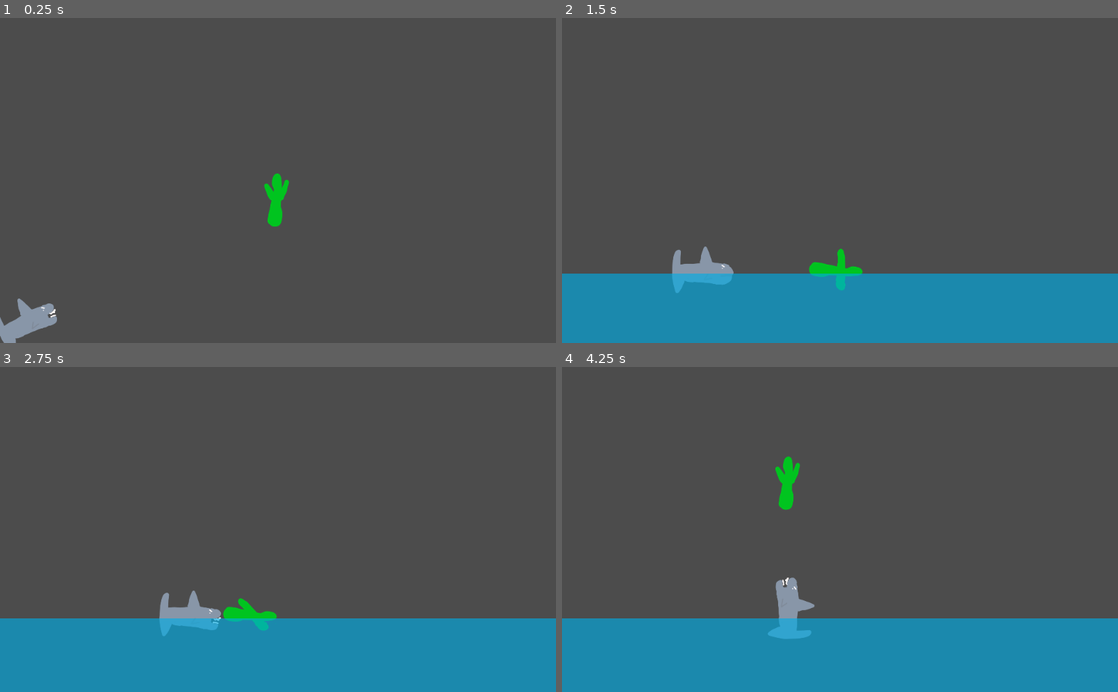
Above: before the commit, frames 1-4 (two rows, left to right).
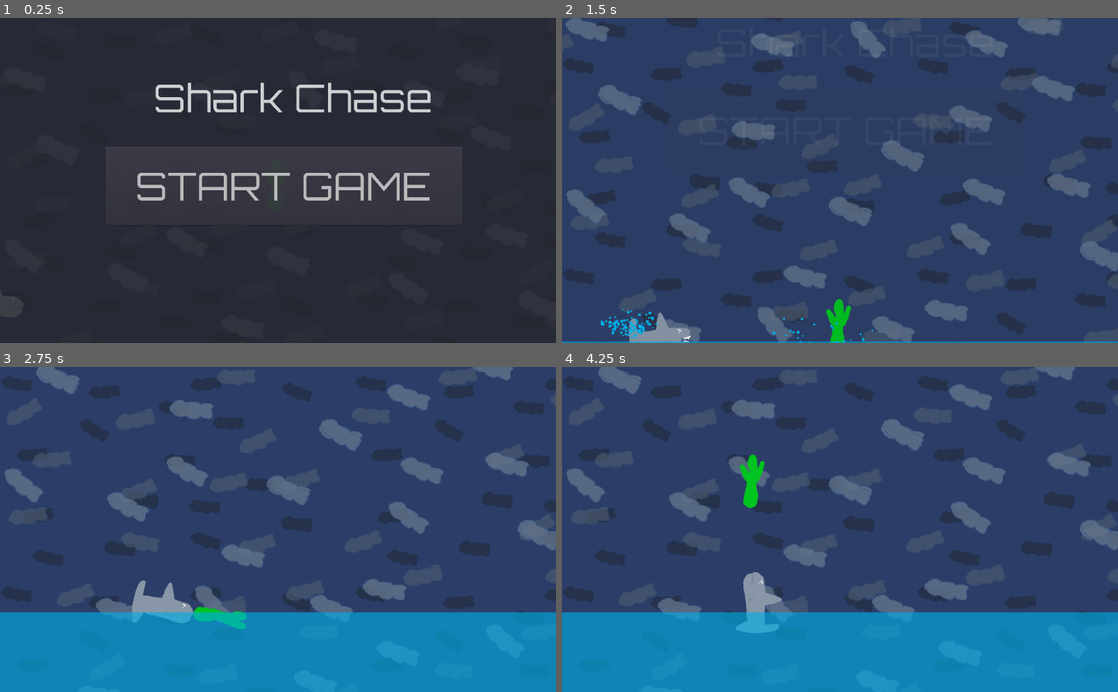
Above: after the commit, the same moments.

Repository: cukmekerb/shark_game
Game: Godot game, scene res://level.tscn
The game is run twice, just before and just after one commit, with the same random seed, the same clock (stepped at 60 frames per second) and the same inputs.
Inputs (mouse positions are in pixels of both pictures, inside the frame that each line leads up to):
- Up to frame 1 (0.25 s): no input
- Up to frame 2 (1.5 s): click (845, 187) at 0.5 s, where only the run after the commit has a clickable "START GAME"; click (845, 183) at 1.25 s, where only the run after the commit has a clickable "START GAME"
- Up to frame 3 (2.75 s): hold Left (move_l) from 2.03 s (still down); tap Right (move_r) at 2.3 s
- Up to frame 4 (4.25 s): release Left (move_l) at 2.78 s; tap Right (move_r) at 2.85 s; tap Up (move_u) at 3.05, 3.6 s; hold Left (move_l) from 3.53 s (still down)

The runs differ from the first frame. In frame 1, 88% of the frame differs, in the area x 0-100%, y 0-100%; in frame 2, 99%; in frame 3, 77%; in frame 4, 78%.

Commit message:
added stuff

Diff:
--- a/character.gd
+++ b/character.gd
@@ -6,6 +6,8 @@
 var been_on_floor = 0
 var floor_treshold = 2
 var can_jump = 0
+onready var start_pos = position
+var dead = false
 # Called when the node enters the scene tree for the first time.
 func _ready():
 	$animatedsprite.play("diving")
@@ -16,38 +18,39 @@
 
 # Called every frame. 'delta' is the elapsed time since the previous frame.
 func _process(delta):
-	velocity.y += gravity
-	if Input.is_action_pressed("move_r"):
-		$arms.get_node("AnimationPlayer").playback_speed = 1
-		velocity.x = move_speed
-	if Input.is_action_pressed("move_l"):
-		$arms.get_node("AnimationPlayer").playback_speed = -1
-		velocity.x = -move_speed
-	if Input.is_action_just_pressed("move_u") and (is_on_floor() or can_jump < 1.5):
-		can_jump += 1
-		if can_jump < 1.5:
-			velocity.y = jump_speed
+	if not dead:
+		velocity.y += gravity
+		if Input.is_action_pressed("move_r"):
+			$arms.get_node("AnimationPlayer").playback_speed = 1
+			velocity.x = move_speed
+		if Input.is_action_pressed("move_l"):
+			$arms.get_node("AnimationPlayer").playback_speed = -1
+			velocity.x = -move_speed
+		if Input.is_action_just_pressed("move_u") and (is_on_floor() or can_jump < 1.5):
+			can_jump += 1
+			if can_jump < 1.5:
+				velocity.y = jump_speed
+			else:
+				velocity.y = jump_speed/1.2
+			print(can_jump)
+		if is_on_floor() and been_on_floor > floor_treshold:
+			rotation_degrees = 90
+			if can_jump > 0:
+				can_jump -= 0.5
+			$animatedsprite.play("swimming")
+			$arms.show()
+		elif is_on_floor():
+			if been_on_floor < 0:
+				been_on_floor = 0
+			been_on_floor +=1
+		elif been_on_floor > 0:
+			been_on_floor = 0
+		elif been_on_floor < -floor_treshold:
+			rotation_degrees = 0
+			$animatedsprite.play("diving")
+			$arms.hide()
 		else:
-			velocity.y = jump_speed/1.2
-		print(can_jump)
-	if is_on_floor() and been_on_floor > floor_treshold:
-		rotation_degrees = 90
-		if can_jump > 0:
-			can_jump -= 0.5
-		$animatedsprite.play("swimming")
-		$arms.show()
-	elif is_on_floor():
-		if been_on_floor < 0:
-			been_on_floor = 0
-		been_on_floor +=1
-	elif been_on_floor > 0:
-		been_on_floor = 0
-	elif been_on_floor < -floor_treshold:
-		rotation_degrees = 0
-		$animatedsprite.play("diving")
-		$arms.hide()
-	else:
-		been_on_floor -= 1
-	move_and_slide(velocity, Vector2(0,-1))
-	velocity.x = lerp(velocity.x, 0, 0.05)
-	pass
+			been_on_floor -= 1
+		move_and_slide(velocity, Vector2(0,-1))
+		velocity.x = lerp(velocity.x, 0, 0.05)
+		pass
--- a/character.tscn
+++ b/character.tscn
@@ -23,20 +23,20 @@
 
 [sub_resource type="SpriteFrames" id=2]
 animations = [ {
+"frames": [ ExtResource( 1 ) ],
+"loop": true,
+"name": "swimming",
+"speed": 5.0
+}, {
 "frames": [ ExtResource( 2 ) ],
 "loop": true,
 "name": "diving",
 "speed": 5.0
-}, {
-"frames": [ ExtResource( 1 ) ],
-"loop": true,
-"name": "swimming",
-"speed": 5.0
 } ]
 
 [sub_resource type="CapsuleShape2D" id=3]
-radius = 76.2655
-height = 224.118
+radius = 43.3556
+height = 241.019
 
 [node name="character" type="KinematicBody2D"]
 script = ExtResource( 4 )
@@ -53,7 +53,7 @@
 animation = "swimming"
 
 [node name="CollisionShape2D" type="CollisionShape2D" parent="."]
-position = Vector2( -2.11893, 31.7839 )
+position = Vector2( -6.35678, 31.7839 )
 shape = SubResource( 3 )
 
 [node name="Camera2D" type="Camera2D" parent="."]
@@ -63,7 +63,7 @@
 drag_margin_h_enabled = true
 drag_margin_v_enabled = true
 smoothing_enabled = true
-drag_margin_left = 0.88
+drag_margin_left = 0.65
 drag_margin_top = 0.78
-drag_margin_right = 0.87
+drag_margin_right = 0.65
 drag_margin_bottom = 0.54
--- /dev/null
+++ b/font.tres
@@ -0,0 +1,7 @@
+[gd_resource type="DynamicFont" load_steps=2 format=2]
+
+[ext_resource path="res://assets/Orbitron/Orbitron-VariableFont_wght.ttf" type="DynamicFontData" id=1]
+
+[resource]
+size = 250
+font_data = ExtResource( 1 )
--- a/level.tscn
+++ b/level.tscn
@@ -1,20 +1,114 @@
-[gd_scene load_steps=7 format=2]
+[gd_scene load_steps=14 format=2]
 
 [ext_resource path="res://character.tscn" type="PackedScene" id=1]
 [ext_resource path="res://assets/blue.png" type="Texture" id=2]
 [ext_resource path="res://shark.tscn" type="PackedScene" id=3]
 [ext_resource path="res://assets/pilar.png" type="Texture" id=4]
+[ext_resource path="res://assets/sky.png" type="Texture" id=5]
+[ext_resource path="res://assets/clouds.png" type="Texture" id=6]
+[ext_resource path="res://water.gd" type="Script" id=7]
+[ext_resource path="res://font.tres" type="DynamicFont" id=8]
+[ext_resource path="res://panel.gd" type="Script" id=9]
+
+[sub_resource type="RectangleShape2D" id=1]
+extents = Vector2( 75.2204, 246.512 )
 
 [sub_resource type="RectangleShape2D" id=2]
-extents = Vector2( 75.2204, 246.512 )
-
-[sub_resource type="RectangleShape2D" id=1]
 extents = Vector2( 3482.58, 628.81 )
 
+[sub_resource type="Animation" id=4]
+resource_name = "fadein"
+tracks/0/type = "value"
+tracks/0/path = NodePath(".:modulate")
+tracks/0/interp = 1
+tracks/0/loop_wrap = true
+tracks/0/imported = false
+tracks/0/enabled = true
+tracks/0/keys = {
+"times": PoolRealArray( 0, 1 ),
+"transitions": PoolRealArray( 1, 1 ),
+"update": 0,
+"values": [ Color( 1, 1, 1, 0 ), Color( 1, 1, 1, 0.780392 ) ]
+}
+
+[sub_resource type="Animation" id=5]
+tracks/0/type = "value"
+tracks/0/path = NodePath(".:modulate")
+tracks/0/interp = 1
+tracks/0/loop_wrap = true
+tracks/0/imported = false
+tracks/0/enabled = true
+tracks/0/keys = {
+"times": PoolRealArray( 0, 1 ),
+"transitions": PoolRealArray( 1, 1 ),
+"update": 0,
+"values": [ Color( 1, 1, 1, 0.780392 ), Color( 1, 1, 1, 0 ) ]
+}
+
 [node name="Node2D" type="Node2D"]
 
+[node name="ParallaxBackground" type="ParallaxBackground" parent="."]
+
+[node name="sky" type="ParallaxLayer" parent="ParallaxBackground"]
+
+[node name="sky" type="Sprite" parent="ParallaxBackground/sky"]
+modulate = Color( 0.294118, 0.290196, 0.423529, 1 )
+position = Vector2( 536.82, -527.669 )
+scale = Vector2( 59.9895, 59.9895 )
+texture = ExtResource( 5 )
+
+[node name="clouds" type="ParallaxLayer" parent="ParallaxBackground"]
+modulate = Color( 0.21, 0.21, 0.21, 0.466667 )
+motion_scale = Vector2( 0.4, 0.4 )
+
+[node name="TextureRect" type="TextureRect" parent="ParallaxBackground/clouds"]
+margin_left = -3171.0
+margin_top = -2084.0
+margin_right = 7884.0
+margin_bottom = 5351.0
+rect_scale = Vector2( 1.4, 1.4 )
+texture = ExtResource( 6 )
+stretch_mode = 2
+__meta__ = {
+"_edit_use_anchors_": false
+}
+
+[node name="clouds3" type="ParallaxLayer" parent="ParallaxBackground"]
+modulate = Color( 0.55, 0.55, 0.55, 0.54902 )
+motion_scale = Vector2( 0.7, 0.7 )
+
+[node name="TextureRect" type="TextureRect" parent="ParallaxBackground/clouds3"]
+margin_left = -7882.82
+margin_top = -4379.5
+margin_right = 3172.18
+margin_bottom = 3055.5
+rect_rotation = -18.0
+rect_scale = Vector2( 1.785, 1.785 )
+texture = ExtResource( 6 )
+stretch_mode = 2
+__meta__ = {
+"_edit_use_anchors_": false
+}
+
+[node name="clouds2" type="ParallaxLayer" parent="ParallaxBackground"]
+modulate = Color( 0.68, 0.68, 0.68, 0.74902 )
+motion_scale = Vector2( 0.9, 0.9 )
+
+[node name="TextureRect" type="TextureRect" parent="ParallaxBackground/clouds2"]
+margin_left = -3412.63
+margin_top = -7158.27
+margin_right = 7642.37
+margin_bottom = 276.732
+rect_rotation = 18.0
+rect_scale = Vector2( 2, 2 )
+texture = ExtResource( 6 )
+stretch_mode = 2
+__meta__ = {
+"_edit_use_anchors_": false
+}
+
 [node name="wall" type="StaticBody2D" parent="."]
-position = Vector2( -1620.08, 663.081 )
+position = Vector2( -1620.08, 794.611 )
 scale = Vector2( 4.57232, 4.54645 )
 
 [node name="Sprite" type="Sprite" parent="wall"]
@@ -22,10 +116,10 @@
 
 [node name="CollisionShape2D" type="CollisionShape2D" parent="wall"]
 position = Vector2( -24.744, 0 )
-shape = SubResource( 2 )
+shape = SubResource( 1 )
 
 [node name="wall2" type="StaticBody2D" parent="."]
-position = Vector2( 5950.92, 710.836 )
+position = Vector2( 5950.92, 842.366 )
 scale = Vector2( -4.572, 4.546 )
 
 [node name="Sprite" type="Sprite" parent="wall2"]
@@ -41,18 +135,66 @@
 [node name="shark" parent="." instance=ExtResource( 3 )]
 position = Vector2( 504.882, 802.258 )
 
-[node name="StaticBody2D2" type="StaticBody2D" parent="."]
+[node name="water" type="StaticBody2D" parent="."]
 position = Vector2( 2175.65, 2178.43 )
 scale = Vector2( 1.1192, 1.11286 )
+script = ExtResource( 7 )
 __meta__ = {
 "_edit_group_": true
 }
 
-[node name="blue" type="Sprite" parent="StaticBody2D2"]
+[node name="blue" type="Sprite" parent="water"]
 modulate = Color( 1, 1, 1, 0.635294 )
 position = Vector2( -24.6077, 289.647 )
 scale = Vector2( 14.7733, -3.91854 )
 texture = ExtResource( 2 )
 
-[node name="CollisionShape2D" type="CollisionShape2D" parent="StaticBody2D2"]
-shape = SubResource( 1 )
+[node name="water_splash_hitbox" type="Area2D" parent="water"]
+position = Vector2( 132.829, -31.8077 )
+
+[node name="CollisionShape2D2" type="CollisionShape2D" parent="water/water_splash_hitbox"]
+shape = SubResource( 2 )
+
+[node name="CollisionShape2D" type="CollisionShape2D" parent="water"]
+shape = SubResource( 2 )
+
+[node name="Panel" type="Panel" parent="."]
+pause_mode = 2
+modulate = Color( 1, 1, 1, 0.780392 )
+margin_left = -2645.0
+margin_top = -1234.0
+margin_right = 6735.0
+margin_bottom = 3721.0
+script = ExtResource( 9 )
+__meta__ = {
+"_edit_use_anchors_": false
+}
+
+[node name="Label" type="Label" parent="Panel"]
+margin_left = 937.0
+margin_top = 554.0
+margin_right = 9171.0
+margin_bottom = 868.0
+custom_fonts/font = ExtResource( 8 )
+text = "Shark Chase"
+align = 1
+__meta__ = {
+"_edit_use_anchors_": false
+}
+
+[node name="Button" type="Button" parent="Panel"]
+margin_left = 3841.69
+margin_top = 1026.21
+margin_right = 6141.69
+margin_bottom = 1535.21
+custom_fonts/font = ExtResource( 8 )
+text = "START GAME"
+__meta__ = {
+"_edit_use_anchors_": false
+}
+
+[node name="AnimationPlayer" type="AnimationPlayer" parent="Panel"]
+anims/fadein = SubResource( 4 )
+anims/fadeout = SubResource( 5 )
+[connection signal="body_entered" from="water/water_splash_hitbox" to="water" method="_on_water_splash_hitbox_body_entered"]
+[connection signal="pressed" from="Panel/Button" to="Panel" method="_on_Button_pressed"]
--- /dev/null
+++ b/panel.gd
@@ -0,0 +1,24 @@
+extends Panel
+
+
+# Declare member variables here. Examples:
+# var a = 2
+# var b = "text"
+
+
+# Called when the node enters the scene tree for the first time.
+func _ready():
+	show()
+	get_tree().paused = true
+	pass # Replace with function body.
+
+
+# Called every frame. 'delta' is the elapsed time since the previous frame.
+#func _process(delta):
+#	pass
+
+
+func _on_Button_pressed():
+	$AnimationPlayer.play("fadeout")
+	get_tree().paused = false
+	pass # Replace with function body.
--- a/shark.gd
+++ b/shark.gd
@@ -3,6 +3,7 @@
 var move_speed = 0.5
 var gravity = 50
 var player
+onready var start_pos = position
 # Declare member variables here. Examples:
 # var a = 2
 # var b = "text"
--- /dev/null
+++ b/splash.gd
@@ -0,0 +1,18 @@
+extends Particles2D
+
+
+# Declare member variables here. Examples:
+# var a = 2
+# var b = "text"
+
+# Called when the node enters the scene tree for the first time.
+func _ready():
+	emitting = true
+	pass # Replace with function body.
+
+
+# Called every frame. 'delta' is the elapsed time since the previous frame.
+func _process(delta):
+	if not emitting:
+		queue_free()
+#	pass
--- /dev/null
+++ b/splash.tscn
@@ -0,0 +1,38 @@
+[gd_scene load_steps=4 format=2]
+
+[ext_resource path="res://assets/blue_small.png" type="Texture" id=1]
+[ext_resource path="res://splash.gd" type="Script" id=2]
+
+[sub_resource type="ParticlesMaterial" id=1]
+lifetime_randomness = 0.13
+emission_shape = 2
+emission_box_extents = Vector3( 10, 5, 1 )
+flag_disable_z = true
+direction = Vector3( 0, -1, 0 )
+spread = 39.0
+gravity = Vector3( 0, 340, 0 )
+initial_velocity = 151.67
+initial_velocity_random = 0.43
+angular_velocity = 312.0
+angular_velocity_random = 0.46
+orbit_velocity = 0.0
+orbit_velocity_random = 0.0
+linear_accel = 10.0
+linear_accel_random = 0.41
+radial_accel = 13.33
+radial_accel_random = 0.29
+angle = 132.0
+angle_random = 0.86
+scale = 0.3
+scale_random = 0.58
+
+[node name="splash" type="Particles2D"]
+scale = Vector2( 6.51915, 6.51915 )
+emitting = false
+amount = 100
+one_shot = true
+explosiveness = 0.73
+randomness = 1.0
+process_material = SubResource( 1 )
+texture = ExtResource( 1 )
+script = ExtResource( 2 )
--- /dev/null
+++ b/water.gd
@@ -0,0 +1,25 @@
+extends StaticBody2D
+
+onready var splash = load("res://splash.tscn")
+# Declare member variables here. Examples:
+# var a = 2
+# var b = "text"
+
+
+# Called when the node enters the scene tree for the first time.
+func _ready():
+	pass # Replace with function body.
+
+
+# Called every frame. 'delta' is the elapsed time since the previous frame.
+#func _process(delta):
+#	pass
+
+
+func _on_water_splash_hitbox_body_entered(body):
+	var newsplash = splash.instance()
+	newsplash.position = body.position
+	newsplash.position.y = position.y - 769
+	print("splash")
+	get_parent().add_child(newsplash)
+	pass # Replace with function body.
Binary file added: assets/Orbitron/Orbitron-VariableFont_wght.ttf
Binary file added: assets/blue_small.png
Not shown, added: assets/blue_small.png.import
Binary file added: assets/cloud.png
Binary file added: assets/clouds.png
Binary file added: assets/sky.png
Not shown: 1 places in level.tscn that only renumber resources
